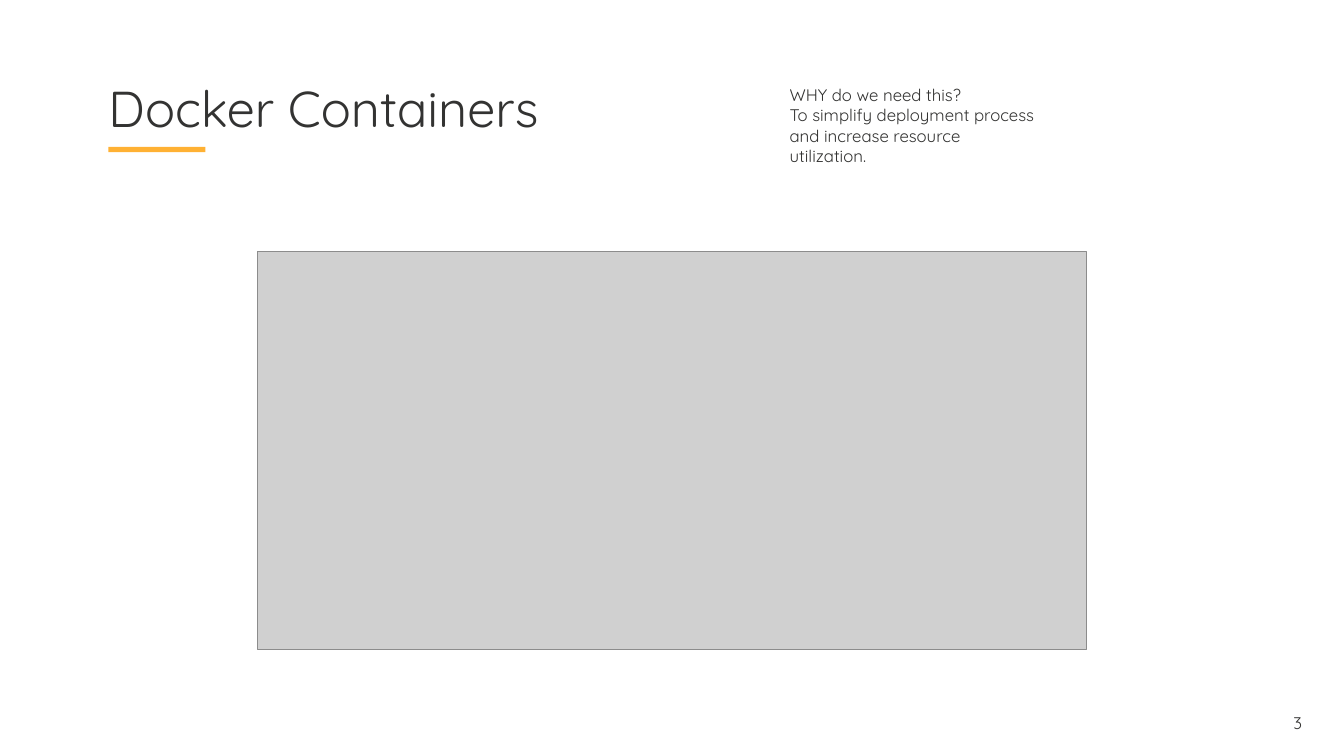
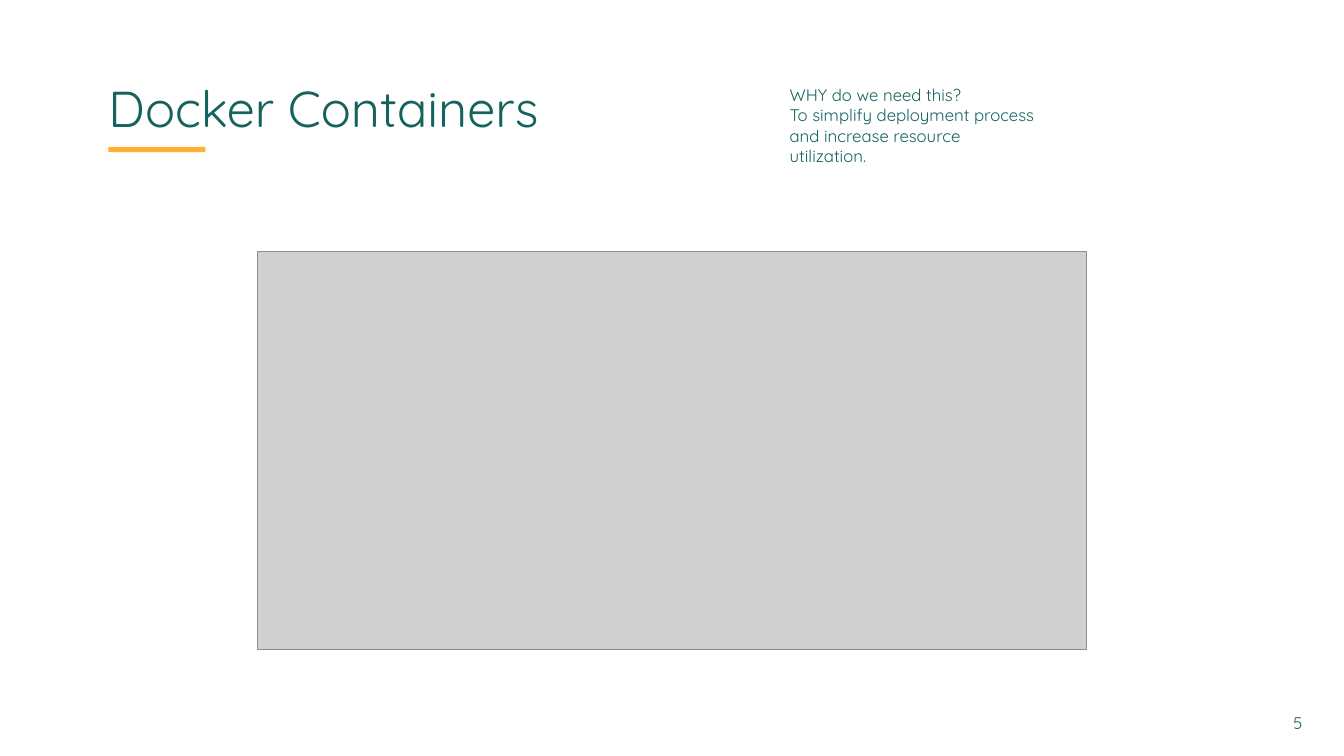
Before and after one commit to skabrits/Kubernetes-workshop, a slide deck: slide 5 of documentation/Part I/Workshop-I.pptx (slide 3 before the commit). Drawn at 1344x756 pixels with LibreOffice and Linux fonts; fonts in the diff are those of the drawing; grey boxes stand for pictures; background and template pictures are left out. Boxes give left, top, right and bottom in pixels: in the first picture for what was removed or moved away, otherwise in the second. Text is boxed around its words. In the diff, an @@ line names an element or a change of style, - is before the commit and + after.

```diff
--- a/documentation/Part I/Workshop-I.pptx
+++ b/documentation/Part I/Workshop-I.pptx
@@ title "Docker Containers" at bbox=[108, 89, 538, 128]: text colour #333332 to #16635F @@
@@ text "WHY do we need this?" at bbox=[790, 88, 1034, 162]: text colour #333332 to #16635F @@
@@ text at bbox=[1293, 717, 1302, 729]: text changed; text colour #333332 to #16635F @@
-3
+5
```
Also in this commit, not shown: 16 other slides changed, 7 slides added, 2 other files.
